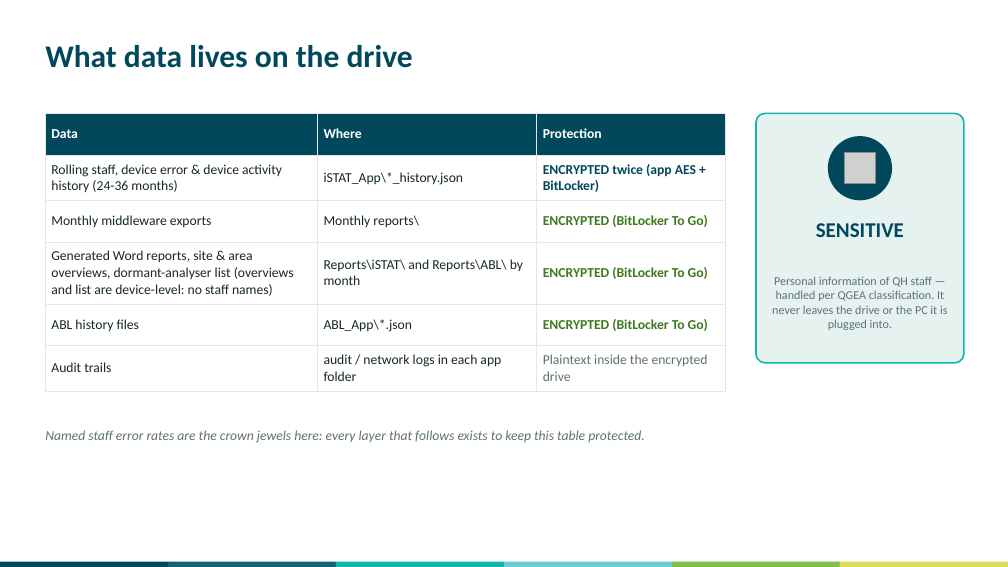
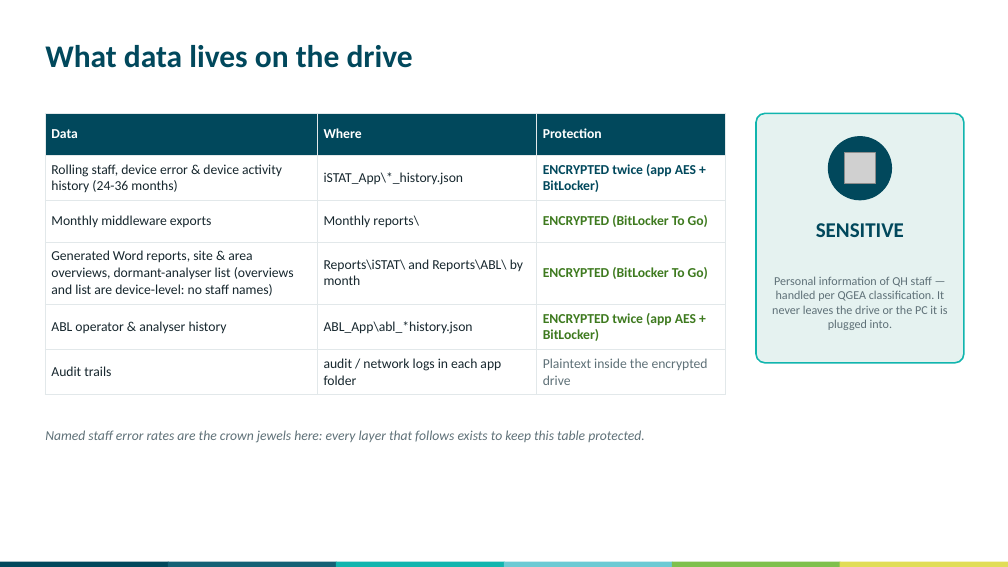
Before and after one commit to swornsealed/Report-app, a slide deck: slide 3 of PQ_Report_Generator_Security_Briefing.pptx. Drawn at 1008x567 pixels with LibreOffice and Linux fonts; fonts in the diff are those of the drawing; grey boxes stand for pictures. Boxes give left, top, right and bottom in pixels: in the first picture for what was removed or moved away, otherwise in the second. Text is boxed around its words. In the diff, an @@ line names an element or a change of style, - is before the commit and + after.

```diff
--- a/PQ_Report_Generator_Security_Briefing.pptx
+++ b/PQ_Report_Generator_Security_Briefing.pptx
@@ table at [45, 113, 726, 389] @@
-row 5: ABL history files | ABL_App\*.json | ENCRYPTED (BitLocker To Go)
+row 5: ABL operator & analyser history | ABL_App\abl_*history.json | ENCRYPTED twice (app AES + BitLocker)
```
Also in this commit, not shown: 1 other slide changed, 6 other files.
